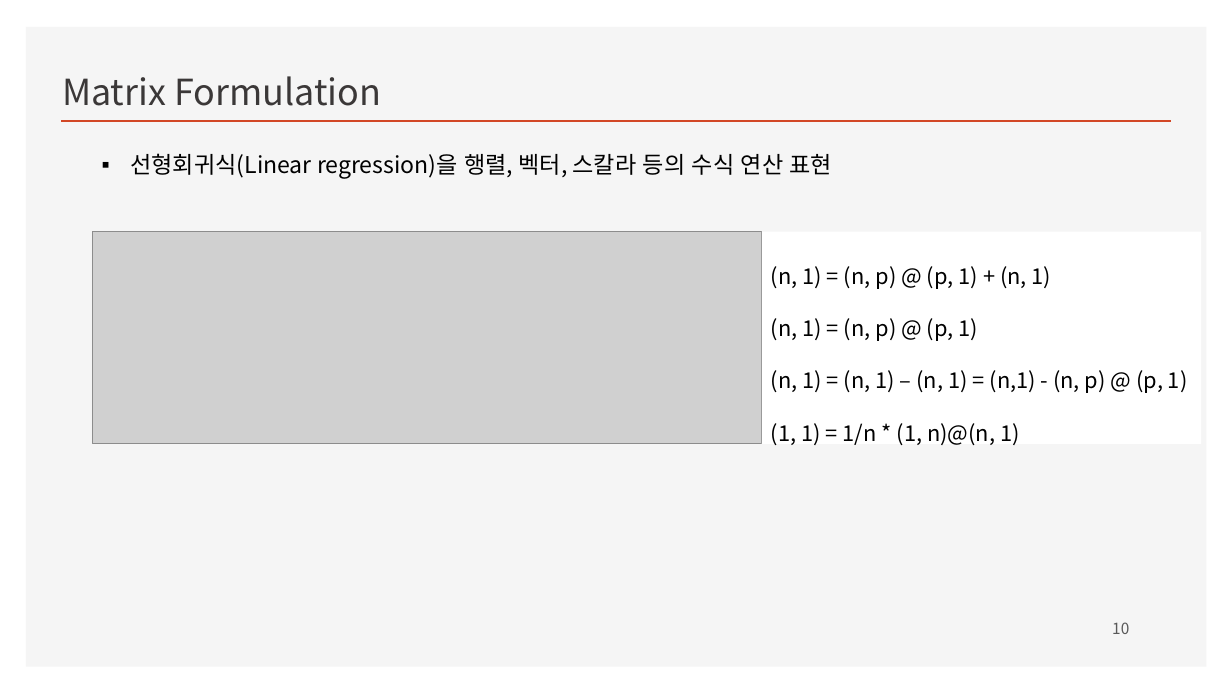
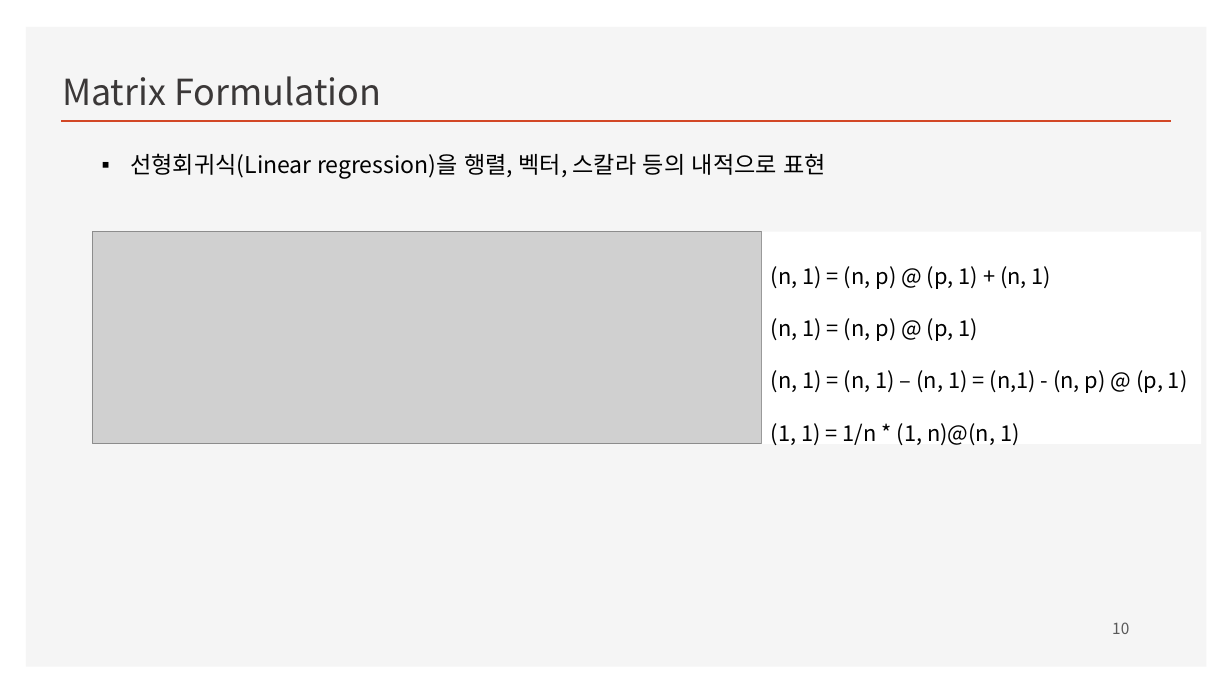
Before and after one commit to ancestor9/mathematics-for-machine-learning, a slide deck: slide 10 of w4_Perceptron_Regression.pptx. Drawn at 1232x693 pixels with LibreOffice and Linux fonts; fonts in the diff are those of the drawing; grey boxes stand for pictures; background and template pictures are left out. Boxes give left, top, right and bottom in pixels: in the first picture for what was removed or moved away, otherwise in the second. Text is boxed around its words. In the diff, an @@ line names an element or a change of style, - is before the commit and + after.

```diff
--- a/w4_Perceptron_Regression.pptx
+++ b/w4_Perceptron_Regression.pptx
@@ text at [130, 153, 826, 179]: text changed @@
-▪ 선형회귀식(Linear regression)을 행렬, 벡터, 스칼라 등의 수식 연산 표현
+▪ 선형회귀식(Linear regression)을 행렬, 벡터, 스칼라 등의 내적으로 표현
```
Also in this commit, not shown: 11 other slides changed, 2 slides added.
